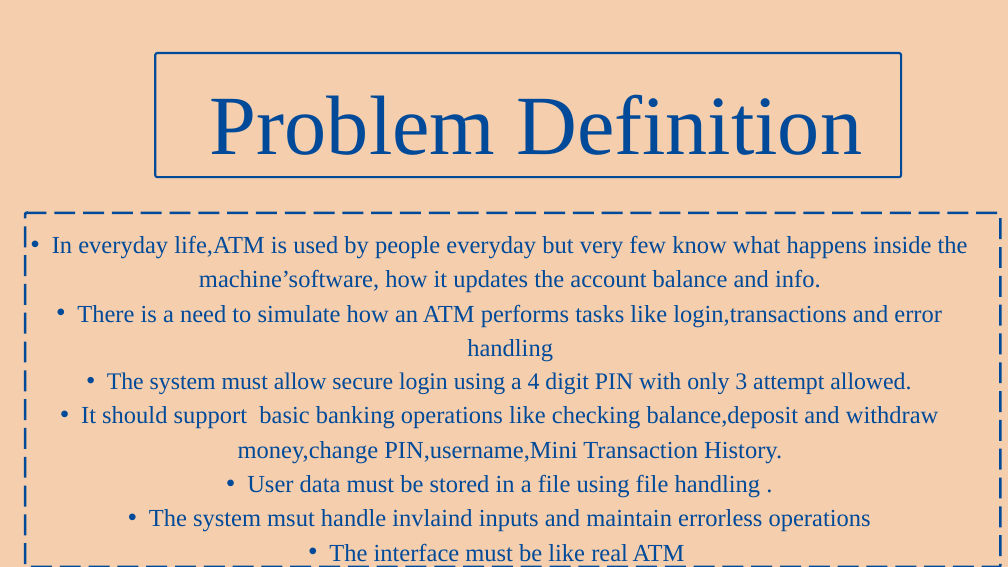
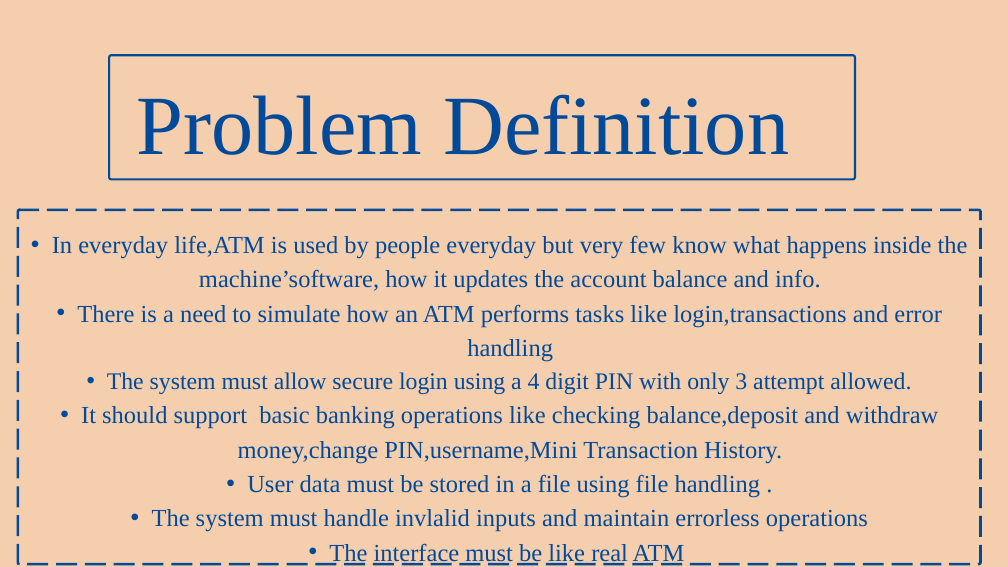
Before and after one commit to PrakharGoyal-coder/C_Project, a slide deck: slide 4 of Presentation-C prog ATM Simulator Project_Prakhar Goyal.pptx. Drawn at 1008x567 pixels with LibreOffice and Linux fonts; fonts in the diff are those of the drawing. Boxes give left, top, right and bottom in pixels: in the first picture for what was removed or moved away, otherwise in the second. Text is boxed around its words. In the diff, an @@ line names an element or a change of style, - is before the commit and + after.

```diff
--- a/Presentation-C prog ATM Simulator Project_Prakhar Goyal.pptx
+++ b/Presentation-C prog ATM Simulator Project_Prakhar Goyal.pptx
@@ freeform shape moved from (x1=155, y1=53, x2=901, y2=177) to (x1=109, y1=55, x2=855, y2=179) @@
@@ text "Problem Definition" moved from (x1=210, y1=94, x2=862, y2=155) to (x1=137, y1=94, x2=789, y2=155) @@
@@ freeform shape resized from (x1=25, y1=213, x2=1000, y2=567) to (x1=18, y1=210, x2=980, y2=564) @@
@@ text at (x1=152, y1=509, x2=868, y2=532): text changed @@
-  • The system msut handle invlaind inputs and maintain errorless operations
+  • The system must handle invlalid inputs and maintain errorless operations
```
Also in this commit, not shown: 4 other slides changed, 5 slides added.
